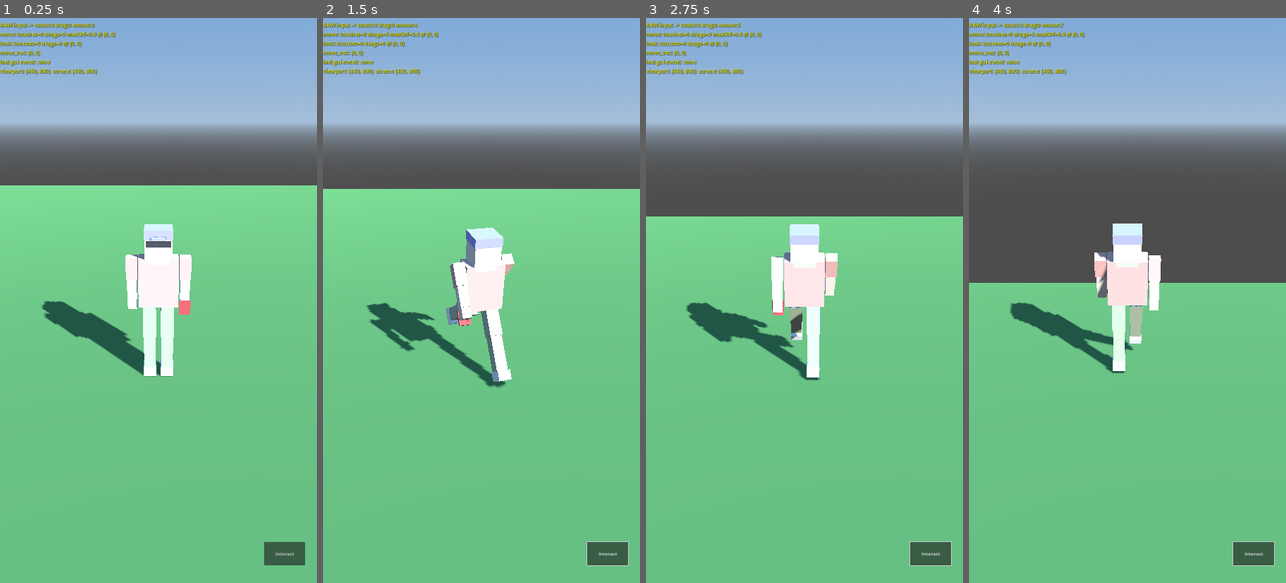
Above: before the commit, frames 1-4 (left to right).
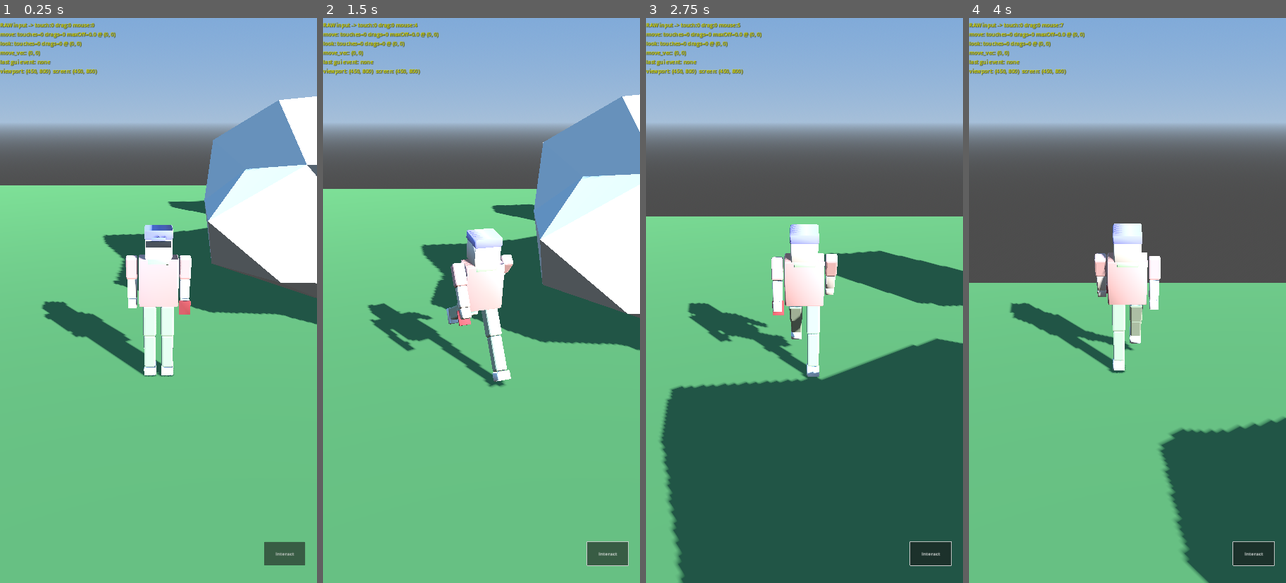
Above: after the commit, the same moments.

Repository: parpocel/Gra
Game: Godot game, scene res://scenes/World.tscn
The game is run twice, just before and just after one commit, with the same random seed, the same clock (stepped at 60 frames per second) and the same inputs.
Inputs (mouse positions are in pixels of both pictures, inside the frame that each line leads up to):
- Up to frame 1 (0.25 s): no input
- Up to frame 2 (1.5 s): click "Interact" at 0.5 s; tap Enter at 1.25 s; move the mouse to (497, 300) at 1.27 s; hold W (move_forward) from 1.28 s (still down); tap E (interact) at 1.35 s
- Up to frame 3 (2.75 s): keep holding W (move_forward); move the mouse to (788, 300) at 2.02 s; tap E (interact) at 2.1 s
- Up to frame 4 (4 s): keep holding W (move_forward); move the mouse to (1133, 289) at 2.77 s; tap E (interact) at 2.85, 3.6 s; move the mouse to (1124, 311) at 3.52 s

The runs differ from the first frame. In frame 1, 15% of the frame differs, in the area x 14-100%, y 13-64%; in frame 2, 17%; in frame 3, 39%, in the area x 4-100%, y 36-100%; in frame 4, 11%.

Commit message:
Bevel character edges, add procedural low-poly trees and a rock
- Character body parts now get a small applied Bevel modifier
  (chamfered edges, 2 segments) instead of raw sharp cube faces -
  closer to a faceted stylized-low-poly look without needing hand
  sculpting, which is out of reach for procedural box generation.
- tools/blender/generate_props.py: new procedural generators for
  a low-poly tree (tapered faceted trunk + displaced icosphere
  foliage clusters) and a large pale boulder (displaced, squashed
  icosphere, sized and colored after the white sandstone rocks at
  Rzedkowice).
- scenes/props/TreeProp.tscn and RockProp.tscn wrap the generated
  models with StaticBody3D collision (cylinder for the trunk, sphere
  for the rock) so the player can't walk through them.
- World.tscn: scattered 5 trees and 1 large rock around the ground
  plane.

Co-Authored-By: Claude Sonnet 5 <noreply@anthropic.com>
Claude-Session: https://claude.ai/code/session_01DTqVLqPwuisfZzEYdZabaj

Diff:
--- a/scenes/World.tscn
+++ b/scenes/World.tscn
@@ -1,7 +1,9 @@
-[gd_scene load_steps=9 format=3]
+[gd_scene load_steps=11 format=3]
 
 [ext_resource type="PackedScene" path="res://scenes/Player.tscn" id="1"]
 [ext_resource type="PackedScene" path="res://ui/TouchControls.tscn" id="2"]
+[ext_resource type="PackedScene" path="res://scenes/props/TreeProp.tscn" id="3"]
+[ext_resource type="PackedScene" path="res://scenes/props/RockProp.tscn" id="4"]
 
 [sub_resource type="ProceduralSkyMaterial" id="ProceduralSkyMaterial_1"]
 sky_top_color = Color(0.38, 0.6, 0.85, 1)
@@ -49,4 +51,22 @@
 [node name="Player" parent="." instance=ExtResource("1")]
 transform = Transform3D(1, 0, 0, 0, 1, 0, 0, 0, 1, 0, 1, 0)
 
+[node name="Tree1" parent="." instance=ExtResource("3")]
+transform = Transform3D(1, 0, 0, 0, 1, 0, 0, 0, 1, -6, 0, -5)
+
+[node name="Tree2" parent="." instance=ExtResource("3")]
+transform = Transform3D(1.15, 0, 0, 0, 1.15, 0, 0, 0, 1.15, 6, 0, -8)
+
+[node name="Tree3" parent="." instance=ExtResource("3")]
+transform = Transform3D(0.9, 0, 0, 0, 0.9, 0, 0, 0, 0.9, -9, 0, 4)
+
+[node name="Tree4" parent="." instance=ExtResource("3")]
+transform = Transform3D(1.05, 0, 0, 0, 1.05, 0, 0, 0, 1.05, 8, 0, 6)
+
+[node name="Tree5" parent="." instance=ExtResource("3")]
+transform = Transform3D(1.1, 0, 0, 0, 1.1, 0, 0, 0, 1.1, -3, 0, 9)
+
+[node name="Rock1" parent="." instance=ExtResource("4")]
+transform = Transform3D(1.126, 0, -0.65, 0, 1.3, 0, 0.65, 0, 1.126, 4, 0, -3)
+
 [node name="UI" parent="." instance=ExtResource("2")]
--- /dev/null
+++ b/scenes/props/RockProp.tscn
@@ -0,0 +1,14 @@
+[gd_scene load_steps=3 format=3]
+
+[ext_resource type="PackedScene" path="res://assets/models/rock.glb" id="1"]
+
+[sub_resource type="SphereShape3D" id="SphereShape3D_rock"]
+radius = 1.8
+
+[node name="RockProp" type="StaticBody3D"]
+
+[node name="Model" parent="." instance=ExtResource("1")]
+
+[node name="CollisionShape3D" type="CollisionShape3D" parent="."]
+transform = Transform3D(1, 0, 0, 0, 1, 0, 0, 0, 1, 0, 0.9, 0)
+shape = SubResource("SphereShape3D_rock")
--- /dev/null
+++ b/scenes/props/TreeProp.tscn
@@ -0,0 +1,15 @@
+[gd_scene load_steps=3 format=3]
+
+[ext_resource type="PackedScene" path="res://assets/models/tree.glb" id="1"]
+
+[sub_resource type="CylinderShape3D" id="CylinderShape3D_trunk"]
+radius = 0.35
+height = 3.0
+
+[node name="TreeProp" type="StaticBody3D"]
+
+[node name="Model" parent="." instance=ExtResource("1")]
+
+[node name="CollisionShape3D" type="CollisionShape3D" parent="."]
+transform = Transform3D(1, 0, 0, 0, 1, 0, 0, 0, 1, 0, 1.5, 0)
+shape = SubResource("CylinderShape3D_trunk")
Binary file changed: assets/models/character.glb
Binary file added: assets/models/rock.glb
Not shown, added: assets/models/rock.glb.import
Binary file added: assets/models/tree.glb
Not shown, added: assets/models/tree.glb.import
Not shown, changed: tools/blender/generate_character.py
Not shown, added: tools/blender/generate_props.py
Not shown, added: tools/blender/render_prop.py
